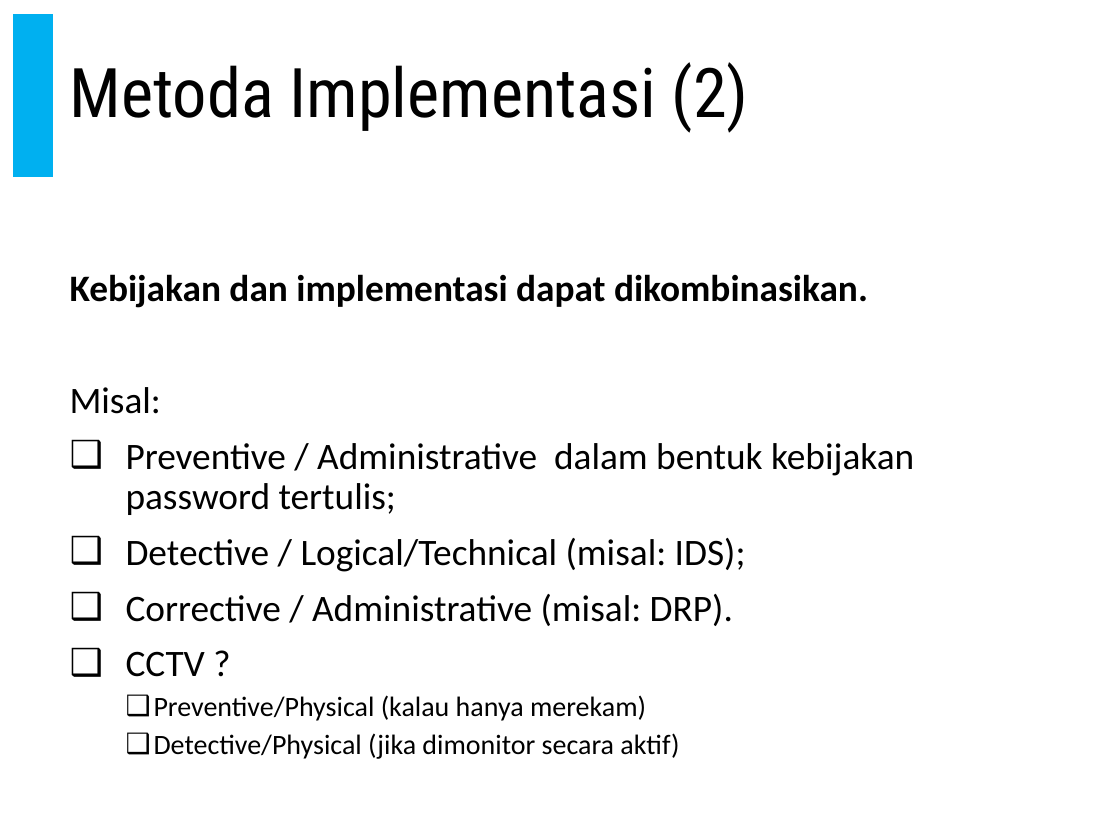
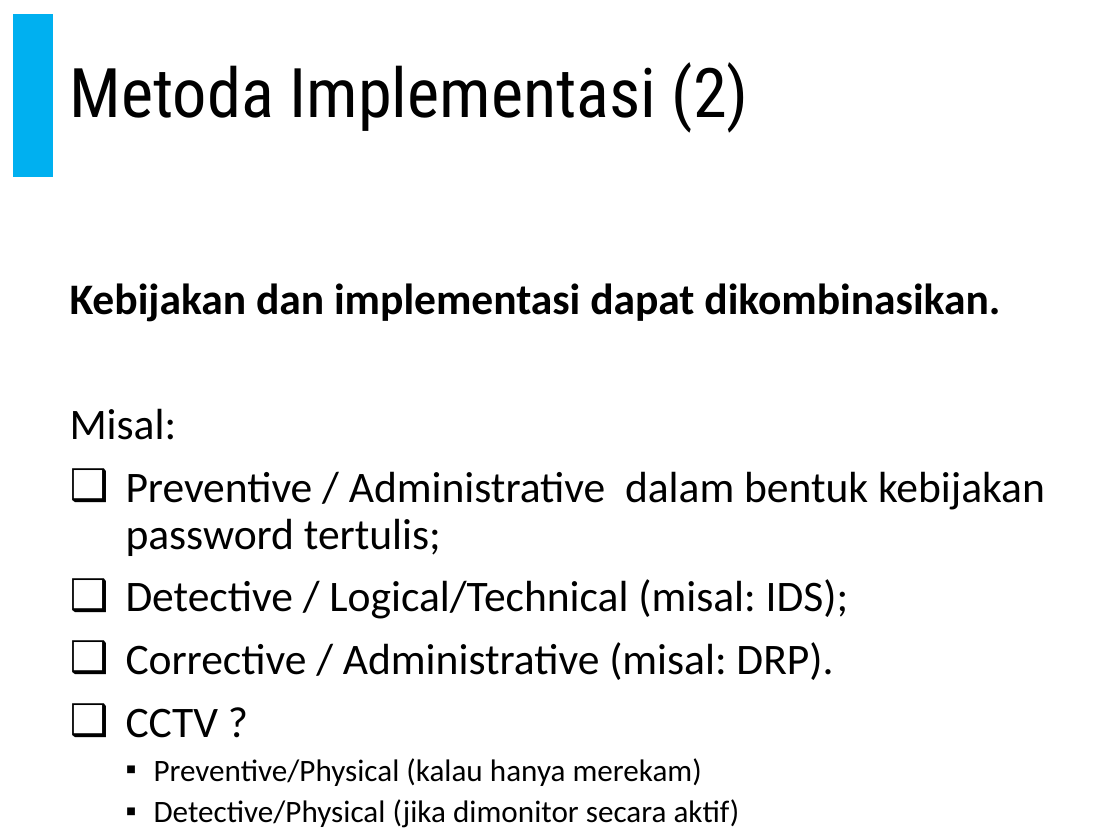
Before and after one commit to doniaft/Keamanan-Informasi, a slide deck: slide 52 of 1. Bahan Ajar/06. Keamanan Informasi - Firewall dan Intrusion Detection System.pptx. Drawn at 1120x840 pixels with LibreOffice and Linux fonts; fonts in the diff are those of the drawing. Boxes give left, top, right and bottom in pixels: in the first picture for what was removed or moved away, otherwise in the second. Text is boxed around its words. In the diff, an @@ line names an element or a change of style, - is before the commit and + after.

```diff
--- a/1. Bahan Ajar/06. Keamanan Informasi - Firewall dan Intrusion Detection System.pptx
+++ b/1. Bahan Ajar/06. Keamanan Informasi - Firewall dan Intrusion Detection System.pptx
@@ text "Kebijakan dan implementasi dapat dikombinasikan." at (70, 283, 1045, 828): size 24 to 28 pt in "Kebijakan dan implementasi dapat dikombinasikan.", "Misal:", "Preventive / Administrative dalam bentuk kebijakan password ...", "Detective / Logical/Technical (misal: IDS);" and 2 more places; size 18 to 20 pt in "Preventive/Physical (kalau hanya merekam)", "Detective/Physical (jika dimonitor secara aktif)"; bullet ❑ to ▪ @@
```
Also in this commit, not shown: 16 other slides changed, 17 slides added.
